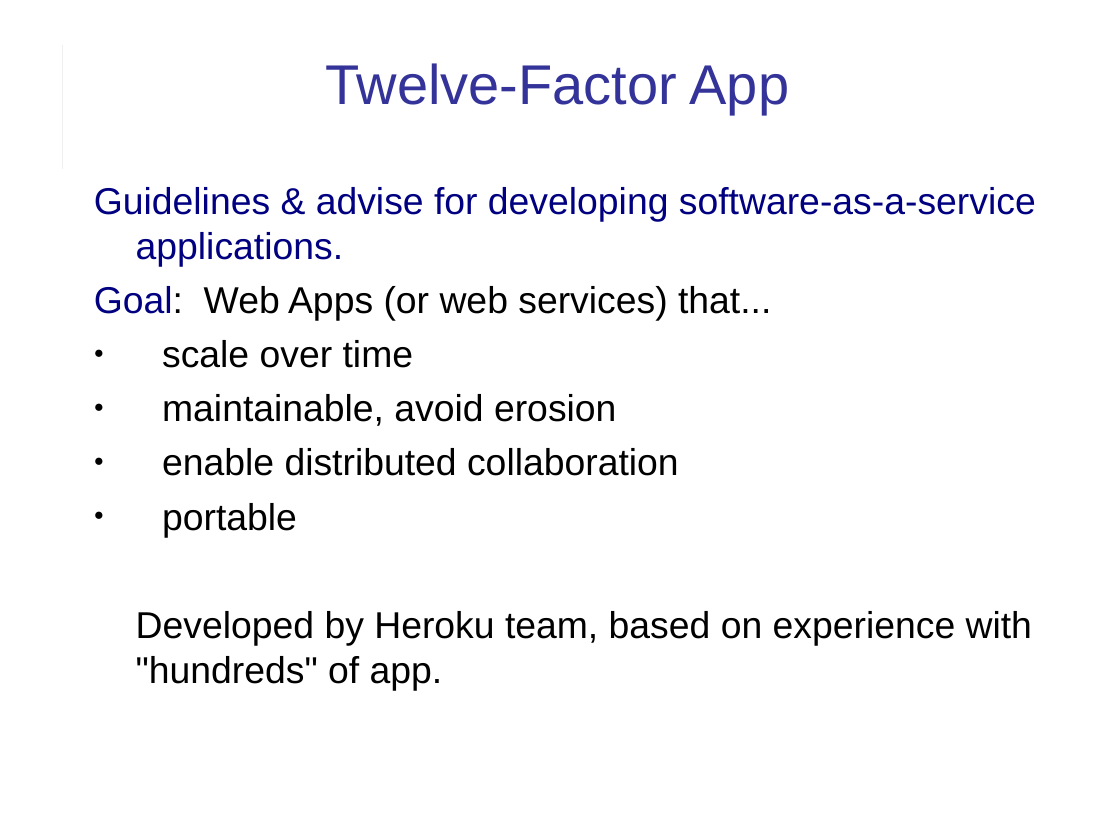
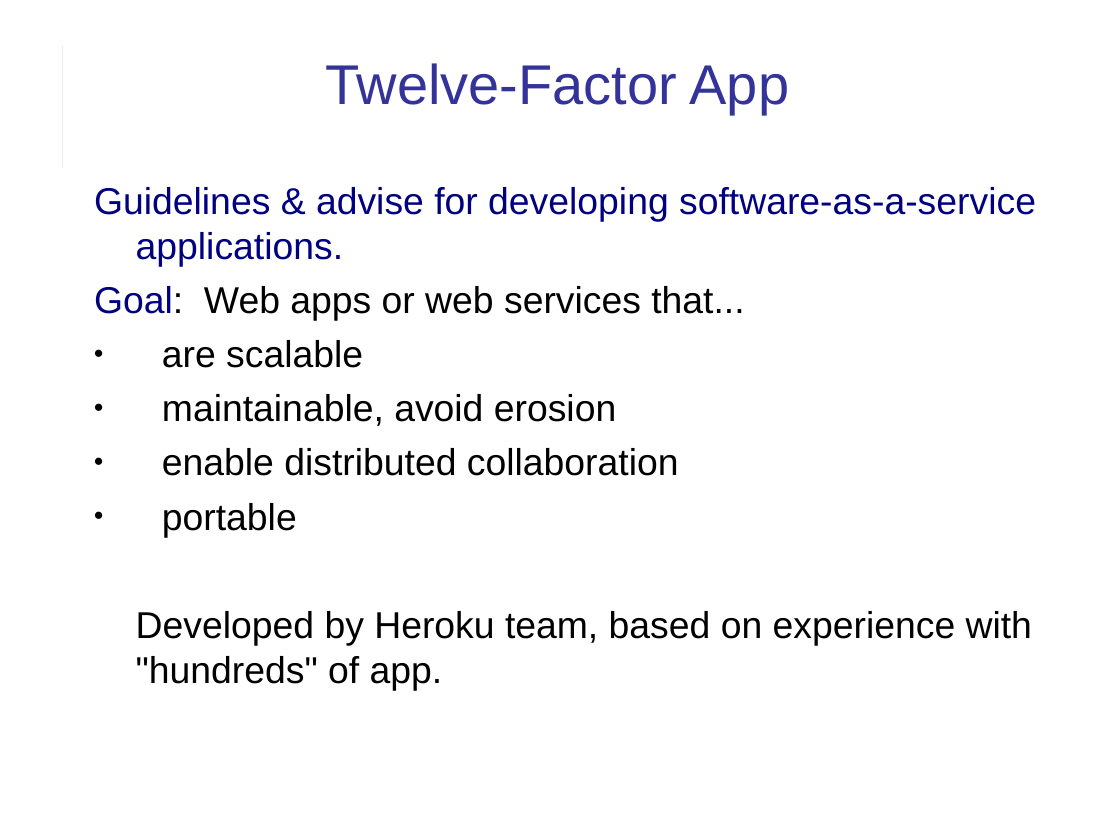
Before and after one commit to cpske/ISP, a slide deck: slide 2 of web/12FactorApp.ppt. Drawn at 1120x840 pixels with LibreOffice and Linux fonts; fonts in the diff are those of the drawing. Boxes give left, top, right and bottom in pixels: in the first picture for what was removed or moved away, otherwise in the second. Text is boxed around its words. In the diff, an @@ line names an element or a change of style, - is before the commit and + after.

```diff
--- a/web/12FactorApp.ppt
+++ b/web/12FactorApp.ppt
@@ text at <box>94,286,744,368</box>: text changed @@
-Goal: Web Apps (or web services) that...
-● scale over time
+Goal: Web apps or web services that...
+● are scalable
```
Also in this commit, not shown: 5 other slides changed, 1 slide added, 3 other files.
